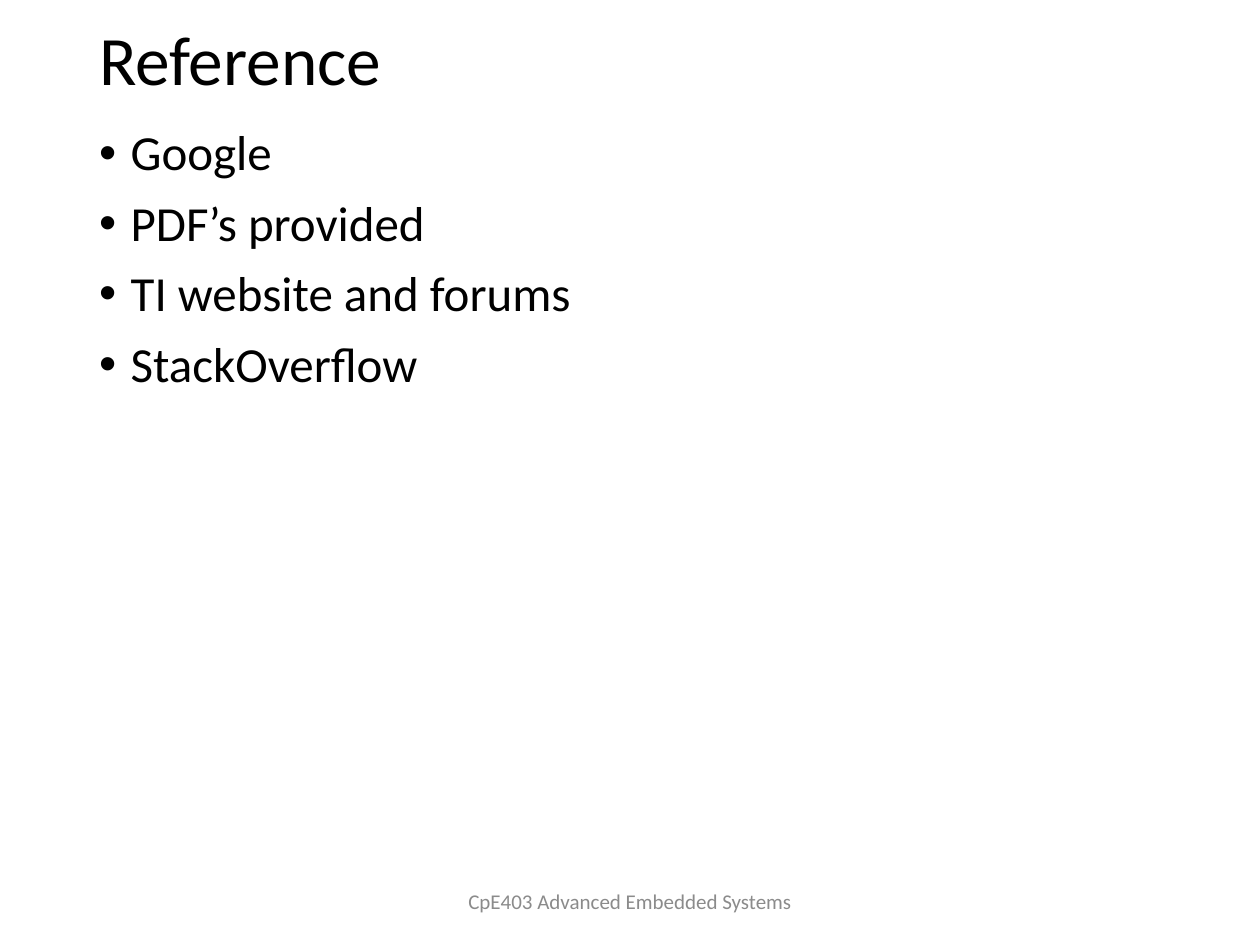
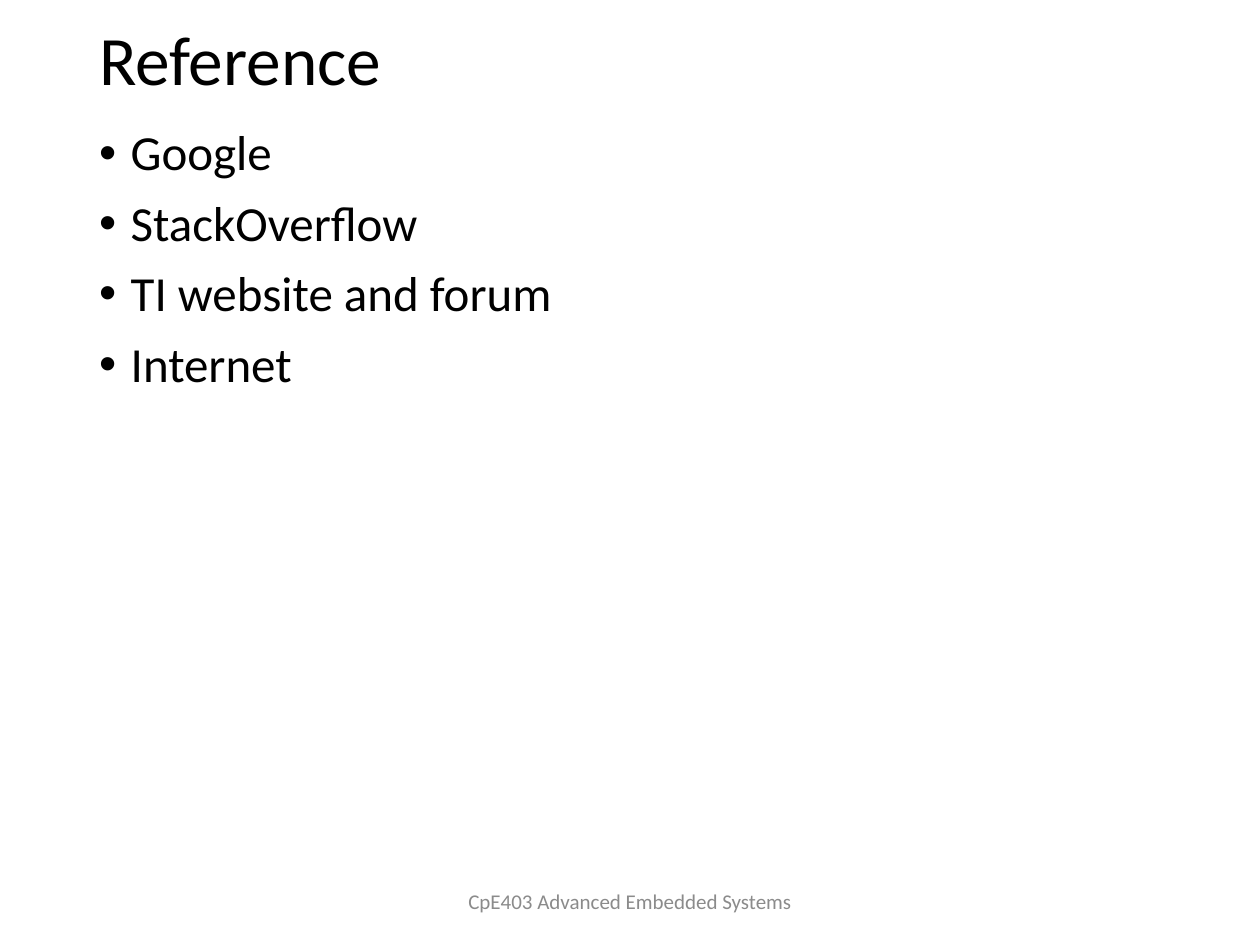
Before and after one commit to TraceStewart/epc304llaf8102vlnu, a slide deck: slide 13 of Final/CpE403_Project_F2018.pptx (slide 15 before the commit). Drawn at 1260x945 pixels with LibreOffice and Linux fonts; fonts in the diff are those of the drawing. Boxes give left, top, right and bottom in pixels: in the first picture for what was removed or moved away, otherwise in the second. Text is boxed around its words. In the diff, an @@ line names an element or a change of style, - is before the commit and + after.

```diff
--- a/Final/CpE403_Project_F2018.pptx
+++ b/Final/CpE403_Project_F2018.pptx
@@ text at bbox=[131, 206, 571, 312]: paragraphs removed @@
-• PDF’s provided
-• TI website and forums
@@ text at bbox=[131, 277, 551, 383]: paragraphs added @@
+• TI website and forum
+• Internet
```
Also in this commit, not shown: 8 other slides changed, 2 slides added, 4 slides removed, 1 other file.
